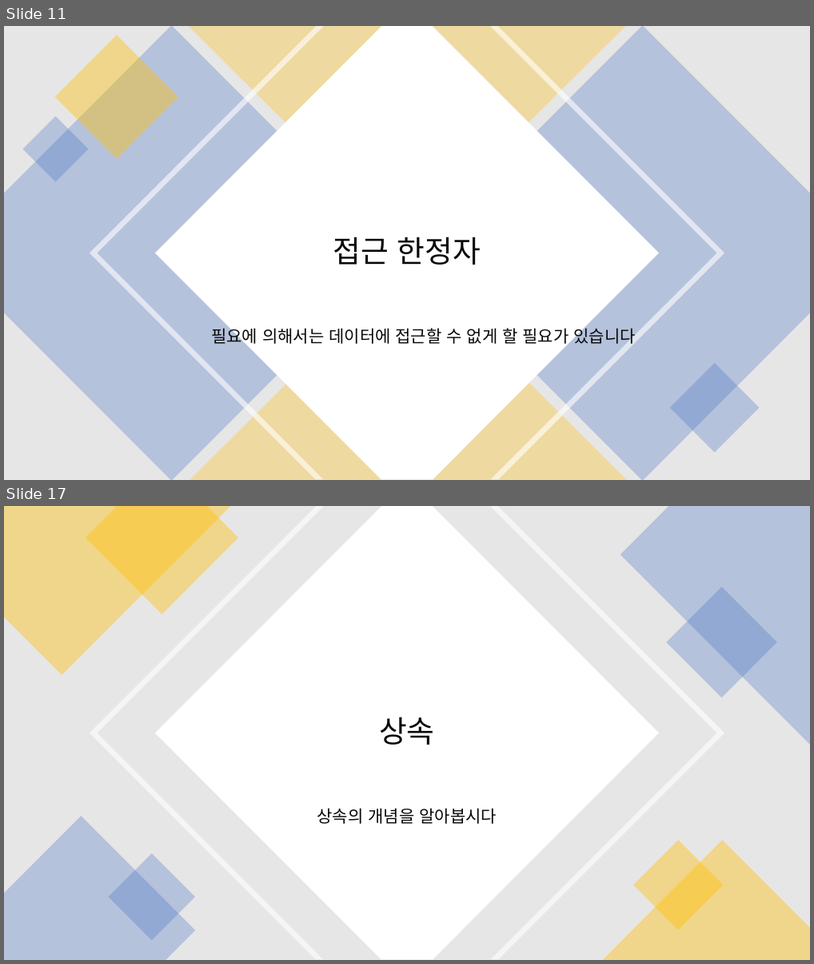
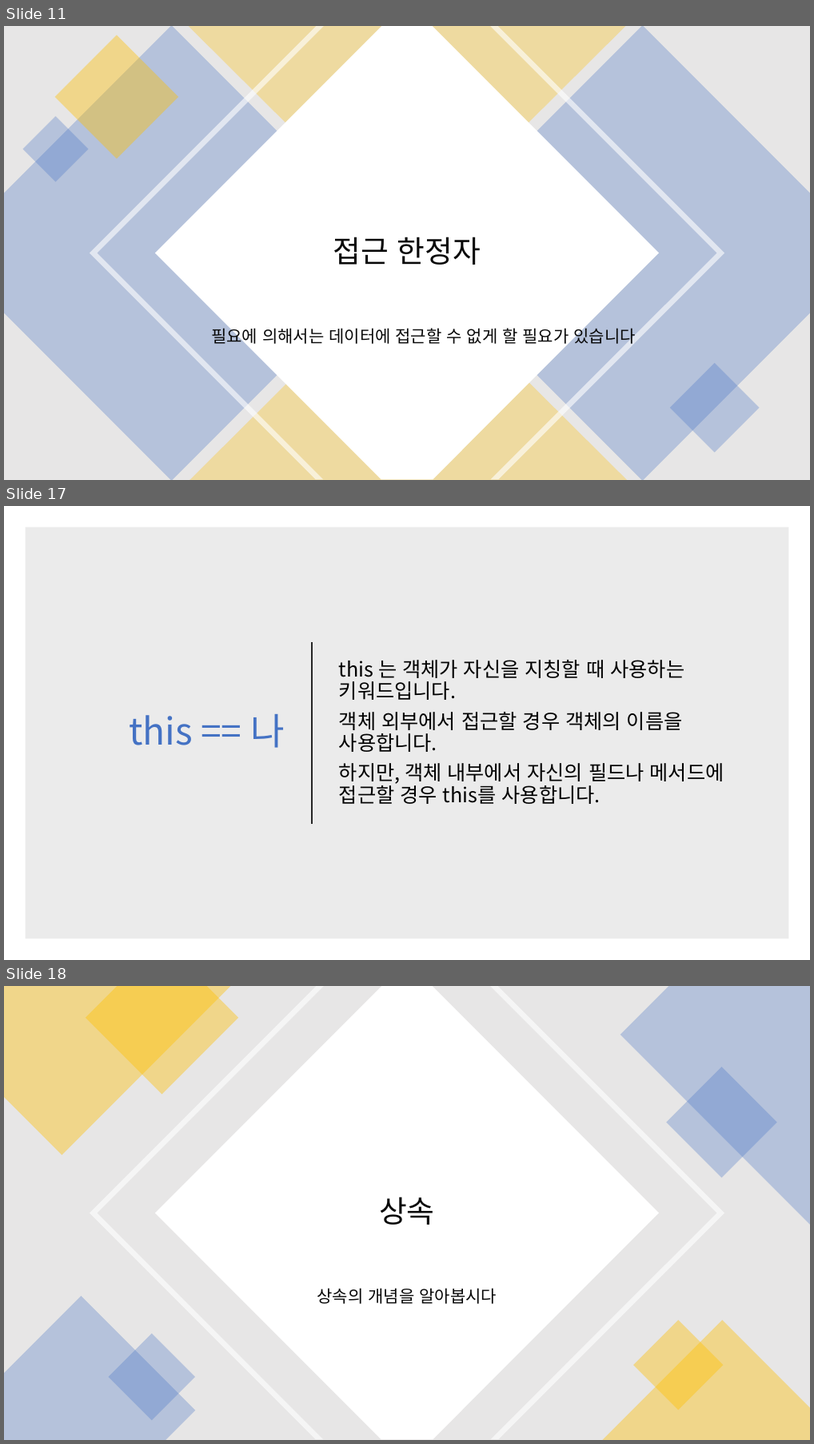
Before and after one commit to kjh99660/Study_powerpoint, a slide deck: c# 스터디 4주 차.pptx. Shown one above the other, each under a label of ours: slides 11 and 17 before the commit, slides 11, 17 and 18 after it; the slides between them are not shown. The pictures are 814x964 and 814x1444 pixels, drawn with LibreOffice and Linux fonts; fonts in the diff are those of the drawing. Boxes give left, top, right and bottom in pixels: in the first picture for what was removed or moved away, otherwise in the second. Text is boxed around its words. In the diff, an @@ line names an element or a change of style, - is before the commit and + after.

```diff
--- a/c# 스터디 4주 차.pptx
+++ b/c# 스터디 4주 차.pptx
@@ slide 17 added at [4,506,810,960], background #FFFFFF @@
@@ rectangle added at [25,527,790,939], fill #000000 at 8% opacity @@
@@ line added from (312, 642) to (312, 824), #262626 1.5 pt @@
@@ text added at [339,660,725,804], 24 pt, text #000000 @@
+this 는 객체가 자신을 지칭할 때 사용하는 키워드입니다.
+객체 외부에서 접근할 경우 객체의 이름을 사용합니다.
+하지만, 객체 내부에서 자신의 필드나 메서드에 접근할 경우 this를 사용합니다.
@@ title added at [129,714,284,748], 44 pt, text #4472C4 @@
+this == 나
@@ what was slide 17 is now slide 18 @@
```
Also in this commit, not shown: 6 slides changed, 2 other slides added, 1 slide removed, 1 other file.
